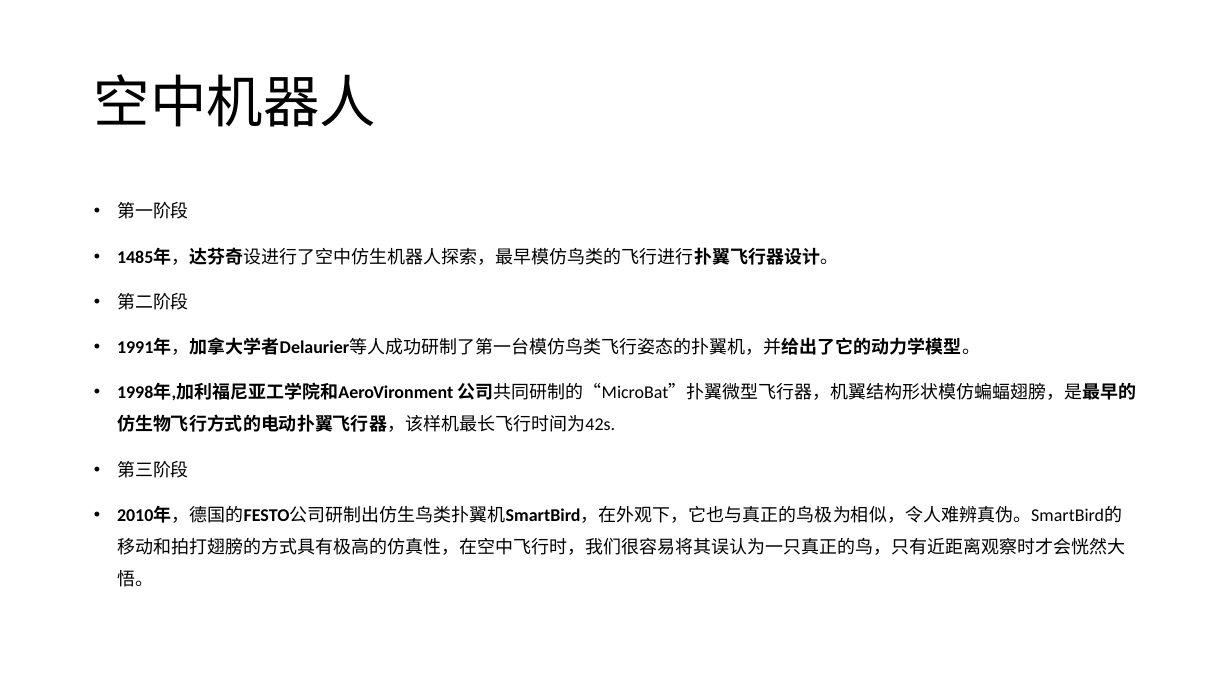
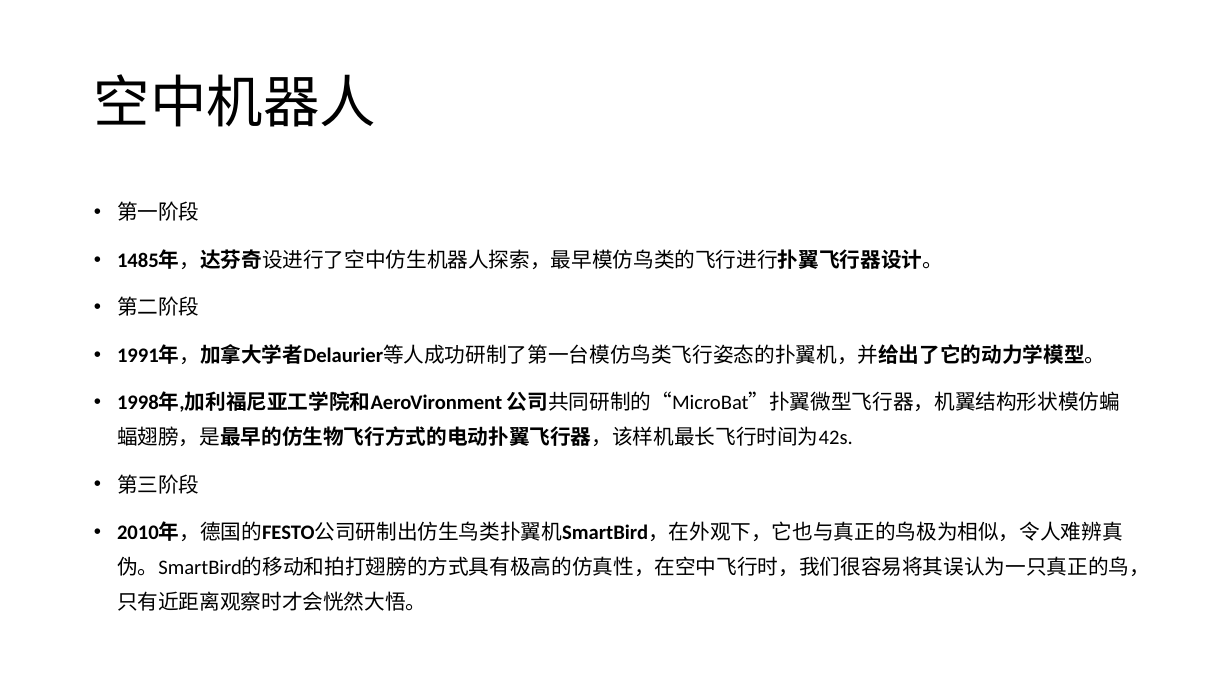
Before and after one commit to LouiValley/Global-Industry-and-Technology-Strategy-2017, a slide deck: slide 14 of weekly_report/group1/第一组第二周-仿生机器人.pptx. Drawn at 1232x693 pixels with LibreOffice and Linux fonts; fonts in the diff are those of the drawing. Boxes give left, top, right and bottom in pixels: in the first picture for what was removed or moved away, otherwise in the second. Text is boxed around its words. In the diff, an @@ line names an element or a change of style, - is before the commit and + after.

```diff
--- a/weekly_report/group1/第一组第二周-仿生机器人.pptx
+++ b/weekly_report/group1/第一组第二周-仿生机器人.pptx
@@ text "第一阶段" at [117, 201, 1150, 611]: size 14 to 16.1 pt; line spacing 1.5 to 1.4 @@
```
Also in this commit, not shown: 9 other slides changed, 1 slide added.
